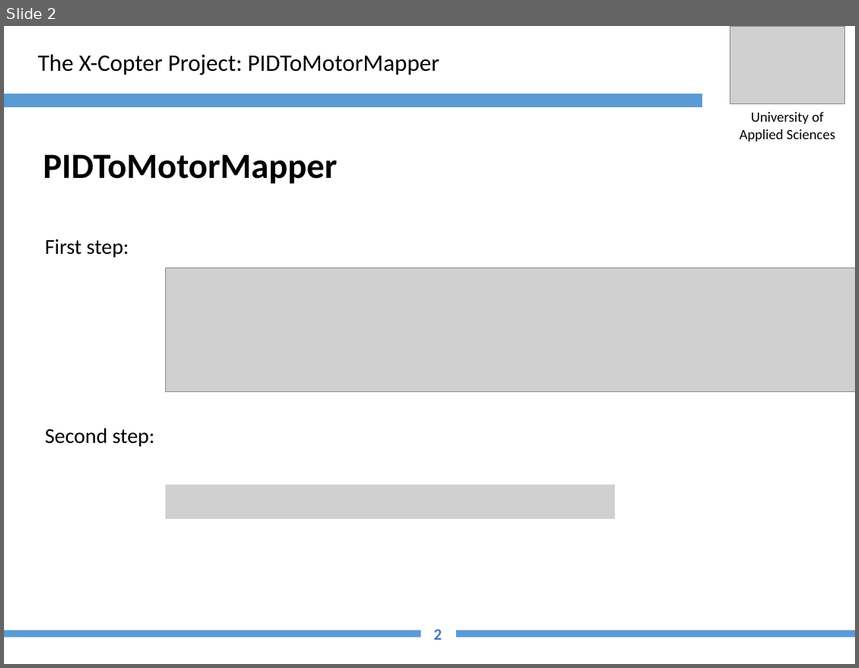
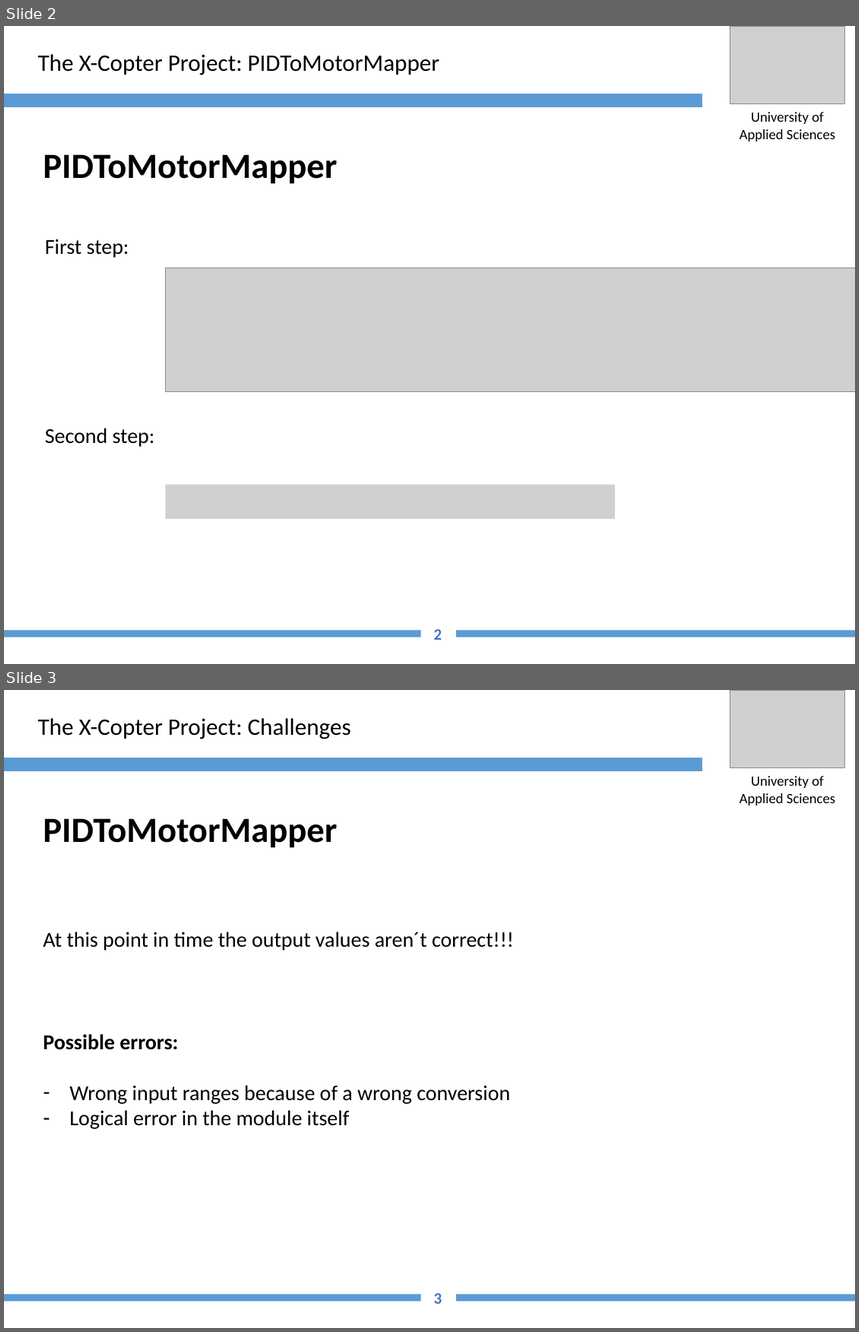
Before and after one commit to XCopter-HSU/XCopter, a slide deck: Final_Report/InFinalReportEinpflegen (Fuer Jan)/presentation_sample/thomas_slides.pptx. Shown one above the other, each under a label of ours: slide 2 before the commit, slides 2 and 3 after it. The pictures are 859x668 and 859x1332 pixels, drawn with LibreOffice and Linux fonts; fonts in the diff are those of the drawing; grey boxes stand for pictures; background and template pictures are left out. Boxes give left, top, right and bottom in pixels: in the first picture for what was removed or moved away, otherwise in the second. Text is boxed around its words. In the diff, an @@ line names an element or a change of style, - is before the commit and + after.

```diff
--- a/Final_Report/InFinalReportEinpflegen (Fuer Jan)/presentation_sample/thomas_slides.pptx
+++ b/Final_Report/InFinalReportEinpflegen (Fuer Jan)/presentation_sample/thomas_slides.pptx
@@ slide 3 added at [4,690,855,1328], background #FFFFFF @@
@@ picture added at [730,690,845,768] @@
@@ text added at [38,718,351,739], 20 pt, text #000000 @@
+The X-Copter Project: Challenges
@@ rectangle added at [4,758,702,772], fill #5B9BD5 @@
@@ text added at [740,776,835,806], 12 pt, text #000000 @@
+University of
+Applied Sciences
@@ text added at [43,818,337,848], 30 pt, text #000000, bold @@
+PIDToMotorMapper
@@ text added at [43,932,514,1129], 18 pt, text #000000 @@
+At this point in time the output values aren´t correct!!!
+Possible errors:
+– Wrong input ranges because of a wrong conversion
+– Logical error in the module itself
@@ rectangle added at [4,1294,421,1301], fill #5B9BD5 @@
@@ page number added at [434,1293,443,1304], 13.5 pt, text #4472C4, bold @@
+3
@@ rectangle added at [456,1294,855,1301], fill #5B9BD5 @@
```
Also in this commit, not shown: 1 slide changed.
